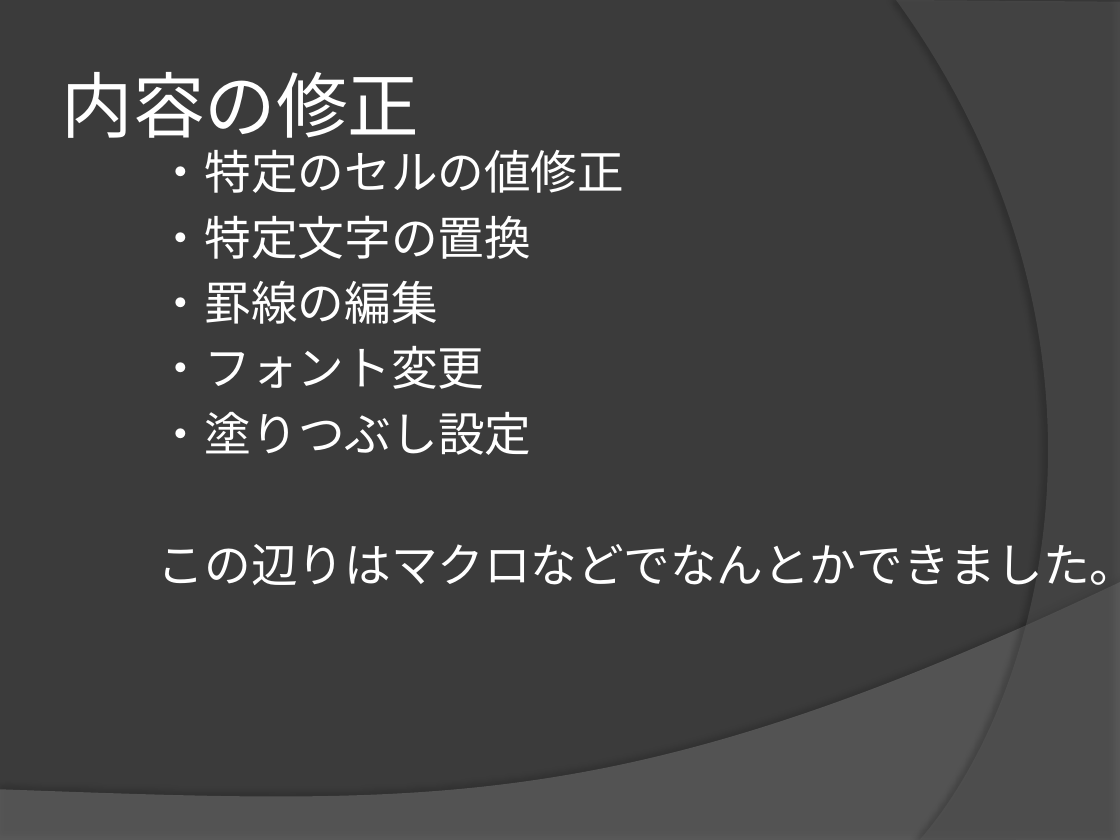
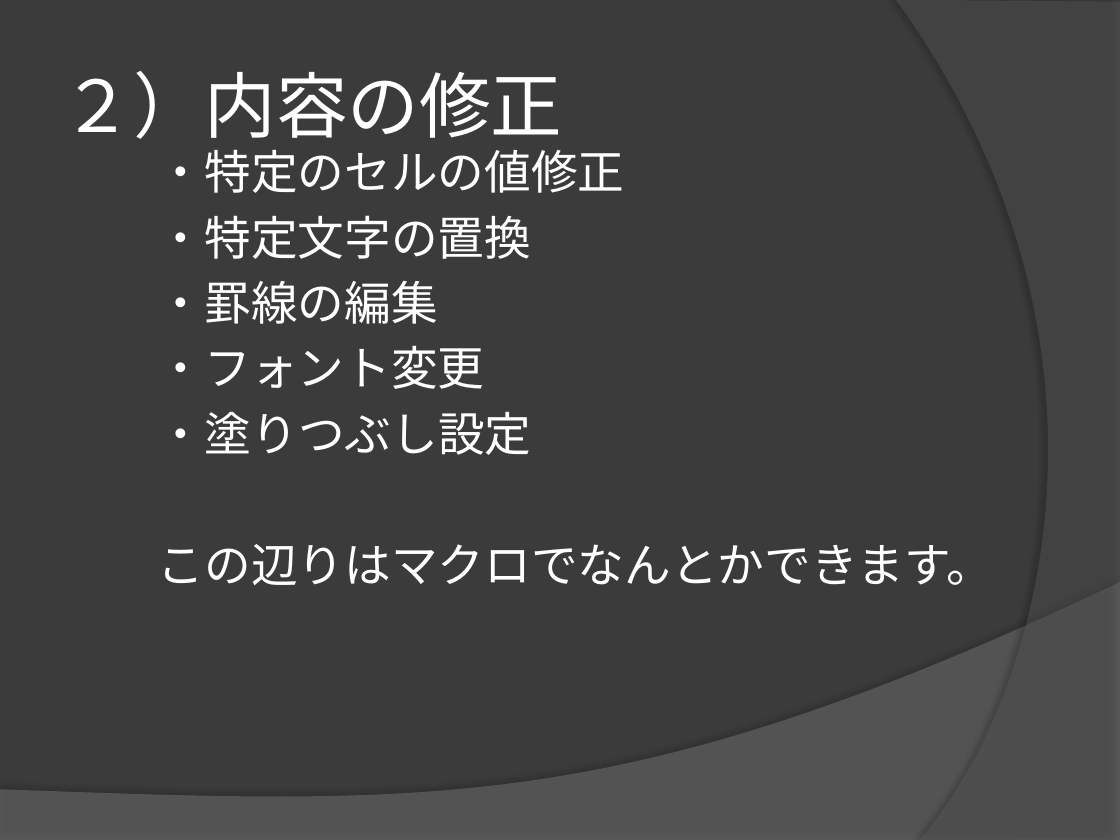
Before and after one commit to yuridonus/FEstudy, a slide deck: slide 10 of hateful_excel.pptx (slide 8 before the commit). Drawn at 1120x840 pixels with LibreOffice and Linux fonts; fonts in the diff are those of the drawing. Boxes give left, top, right and bottom in pixels: in the first picture for what was removed or moved away, otherwise in the second. Text is boxed around its words. In the diff, an @@ line names an element or a change of style, - is before the commit and + after.

```diff
--- a/hateful_excel.pptx
+++ b/hateful_excel.pptx
@@ title at [62,71,563,150]: text changed @@
-内容の修正
+２）内容の修正
@@ text at [158,544,993,585]: text changed @@
-この辺りはマクロなどでなんとかできました。
+この辺りはマクロでなんとかできます。
```
Also in this commit, not shown: 6 other slides changed, 7 slides added, 3 slides removed.
